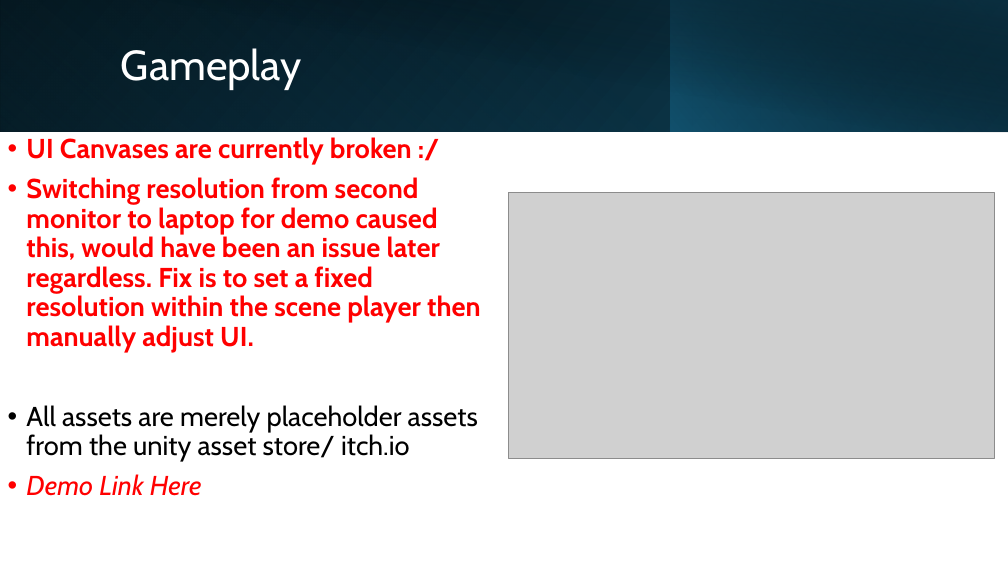
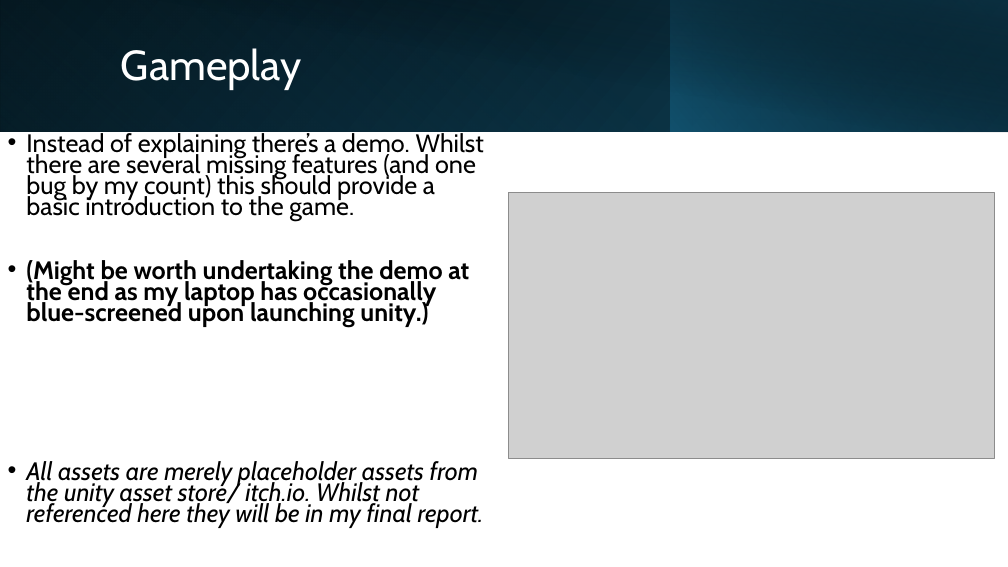
Before and after one commit to TurtleandFrog/MMP-RoverGame, a slide deck: slide 5 of Docs/Mid Demo/Mid Project Demo PP.pptx. Drawn at 1008x567 pixels with LibreOffice and Linux fonts; fonts in the diff are those of the drawing; grey boxes stand for pictures. Boxes give left, top, right and bottom in pixels: in the first picture for what was removed or moved away, otherwise in the second. Text is boxed around its words. In the diff, an @@ line names an element or a change of style, - is before the commit and + after.

Commit message:
Mid week demo uploads
Scripts and powerpoint

```diff
--- a/Docs/Mid Demo/Mid Project Demo PP.pptx
+++ b/Docs/Mid Demo/Mid Project Demo PP.pptx
@@ text at (26,131,484,528): text changed; size 26 to 24.1 pt; text colour #FF0000 to #000000; bold off @@
-• UI Canvases are currently broken :/
-• Switching resolution from second monitor to laptop for demo caused this, would have been an issue later regardless. Fix is to set a fixed resolution within the scene player then manually adjust UI.
-• All assets are merely placeholder assets from the unity asset store/ itch.io
-• Demo Link Here
+• Instead of explaining there’s a demo. Whilst there are several missing features (and one bug by my count) this should provide a basic introduction to the game.
+• (Might be worth undertaking the demo at the end as my laptop has occasionally blue-screened upon launching unity.)
+• All assets are merely placeholder assets from the unity asset store/ itch.io. Whilst not referenced here they will be in my final report.
```
Also in this commit, not shown: 5 other slides changed, 1 slide removed, 7 other files.
